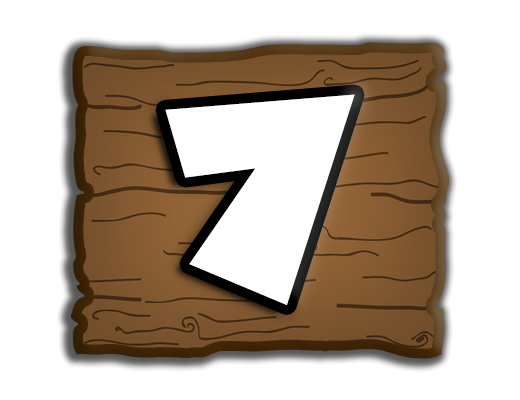
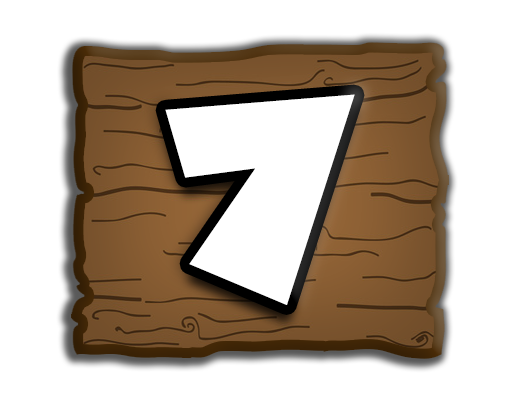
Before/after of a 520px x 400px layered artwork. What changed in the layer stack:
pixels changed over left=148, top=106, right=364, bottom=330 (layer not identified)
